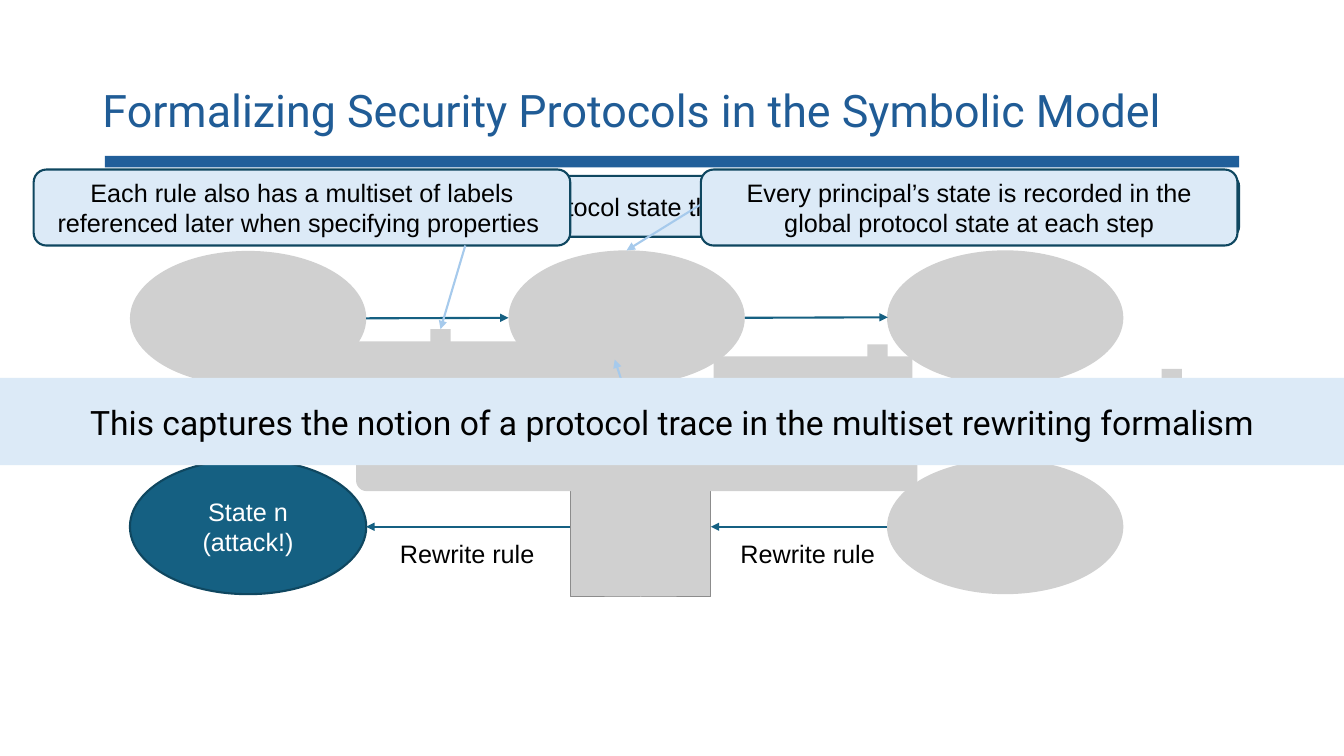
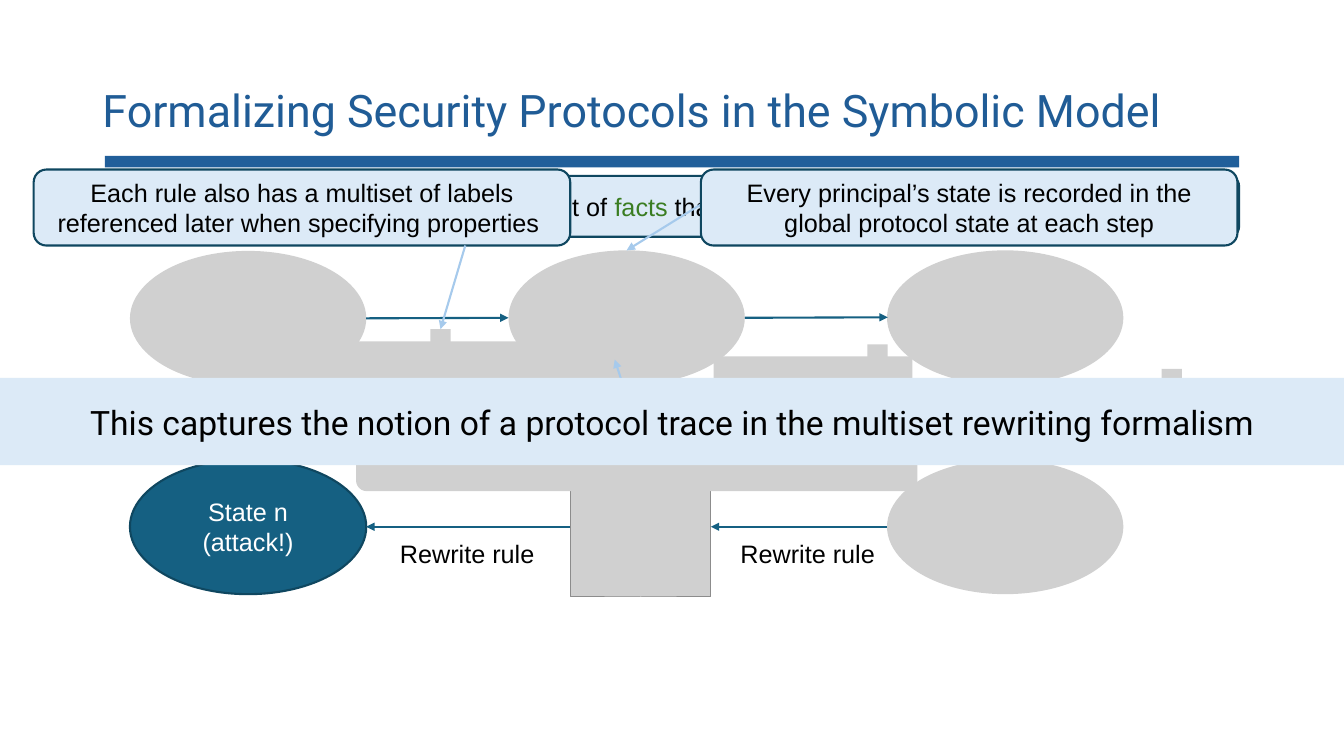
Before and after one commit to lorchrob/comp_slides, a slide deck: slide 37 of comp.pptx. Drawn at 1344x756 pixels with LibreOffice and Linux fonts; fonts in the diff are those of the drawing; grey boxes stand for pictures. Boxes give left, top, right and bottom in pixels: in the first picture for what was removed or moved away, otherwise in the second. Text is boxed around its words. In the diff, an @@ line names an element or a change of style, - is before the commit and + after.

```diff
--- a/comp.pptx
+++ b/comp.pptx
@@ text in rounded rectangle at (186,196,1157,222): text changed @@
-Use a multiset of facts to model protocol state that evolves at each rewrite rule application
+Model protocol state with a multiset of facts that evolves at each rewrite rule application
```
Also in this commit, not shown: 13 other slides changed.
